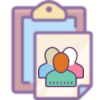
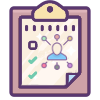
Layer changes from the first w=100, h=100 image to the second:
moved "Pasted Layer" above "icons8-survey-100.png", painted on it over [9, 0, 94, 100]
renamed "gruepr.png" to "icons8-survey-100.png", painted on it over [9, 0, 91, 97]
